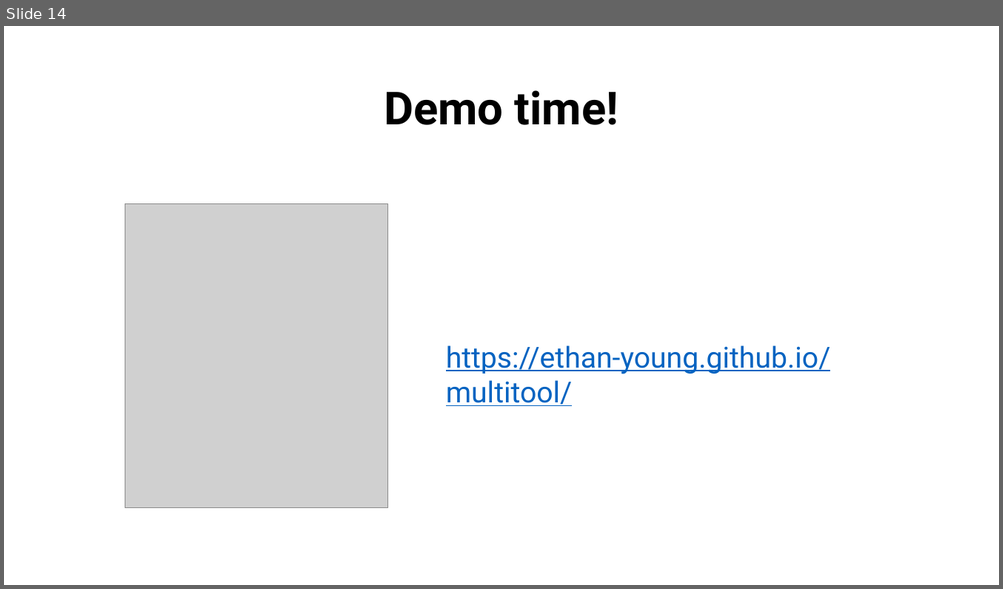
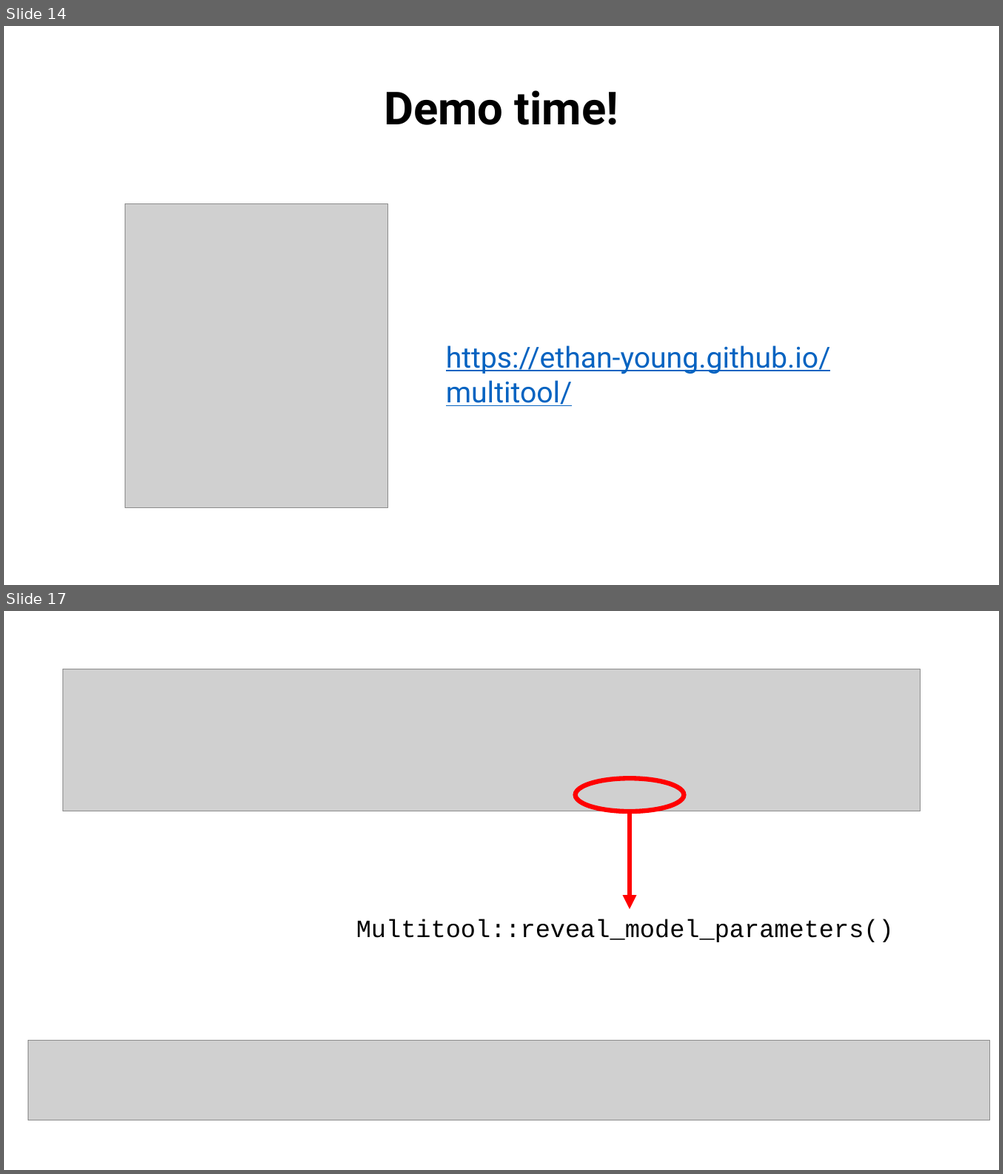
Before and after one commit to StefanVermeent/multiverse-workshop, a slide deck: Stanford_march_2024/intro-to-multiverse.pptx. Shown one above the other, each under a label of ours: slide 14 before the commit, slides 14 and 17 after it; the slides between them are not shown. The pictures are 1003x589 and 1003x1174 pixels, drawn with LibreOffice and Linux fonts; fonts in the diff are those of the drawing; grey boxes stand for pictures. Boxes give left, top, right and bottom in pixels: in the first picture for what was removed or moved away, otherwise in the second. Text is boxed around its words. In the diff, an @@ line names an element or a change of style, - is before the commit and + after.

```diff
--- a/Stanford_march_2024/intro-to-multiverse.pptx
+++ b/Stanford_march_2024/intro-to-multiverse.pptx
@@ slide 17 added at (4, 611, 999, 1170), background #FFFFFF @@
@@ picture added at (62, 669, 919, 812) @@
@@ ellipse added at (575, 778, 685, 811), outline #FF0000 4.5 pt @@
@@ arrow added from (629, 812) to (629, 909), #FF0000 4.5 pt @@
@@ text added at (356, 920, 893, 943), 24 pt, text #000000 @@
+Multitool::reveal_model_parameters()
@@ picture added at (28, 1041, 990, 1121) @@
```
Also in this commit, not shown: 2 slides changed, 3 other slides added, 1 slide removed, 2 other files.
